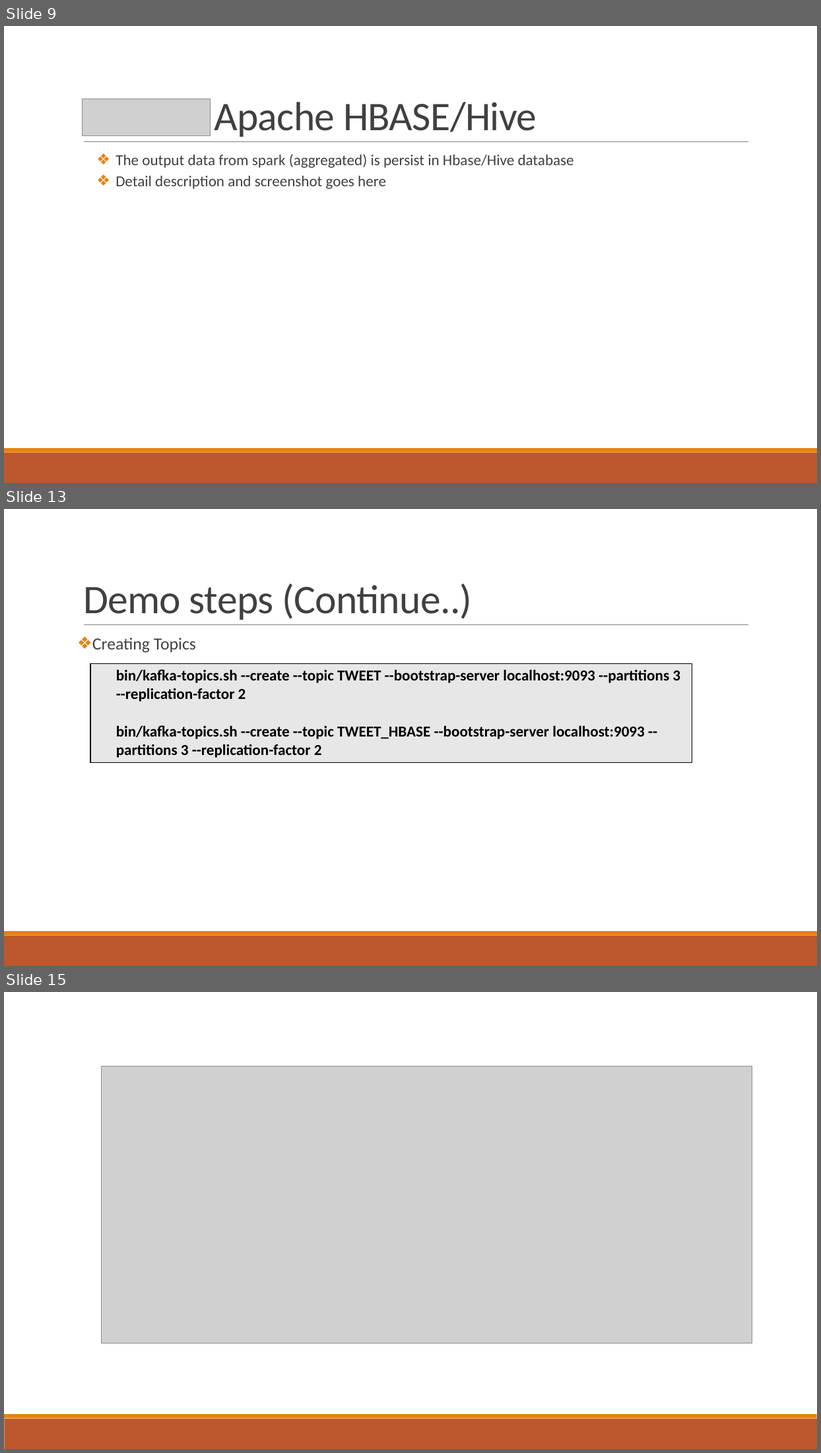
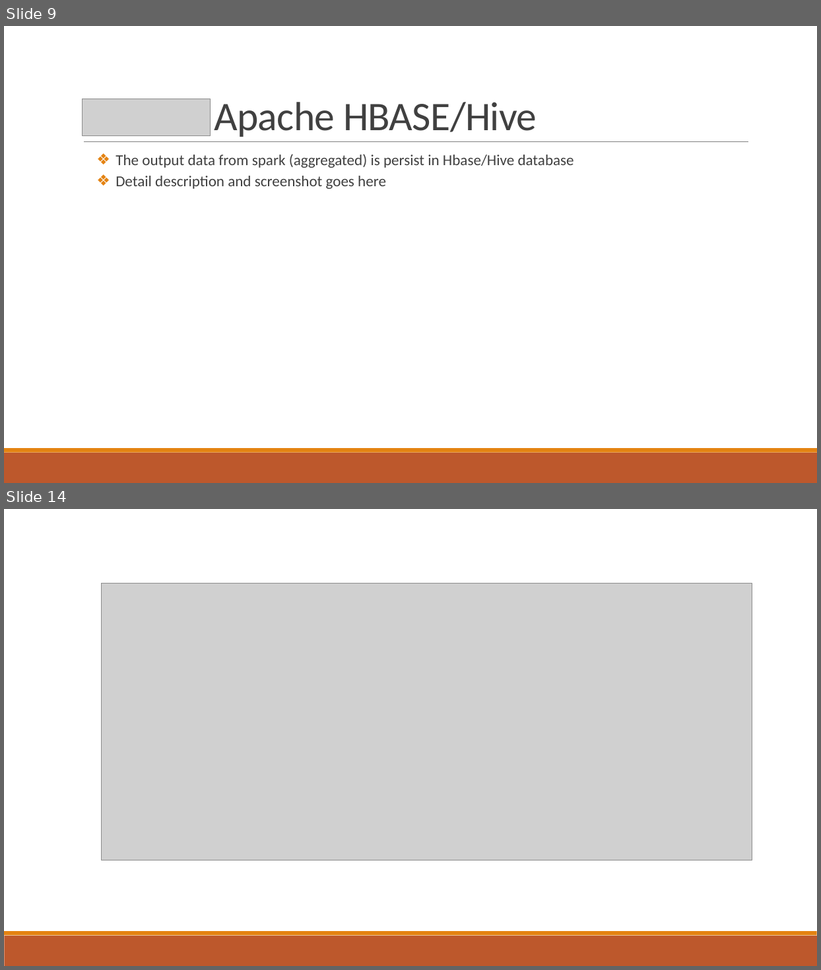
Before and after one commit to pbudhathoki/CS523-BDT-SoccorAnalyser, a slide deck: Final Project-SoccorAnalyser-Group4.pptx. Shown one above the other, each under a label of ours: slides 9, 13 and 15 before the commit, slides 9 and 14 after it; the slides between them are not shown. The pictures are 821x1453 and 821x970 pixels, drawn with LibreOffice and Linux fonts; fonts in the diff are those of the drawing; grey boxes stand for pictures. Boxes give left, top, right and bottom in pixels: in the first picture for what was removed or moved away, otherwise in the second. Text is boxed around its words. In the diff, an @@ line names an element or a change of style, - is before the commit and + after.

```diff
--- a/Final Project-SoccorAnalyser-Group4.pptx
+++ b/Final Project-SoccorAnalyser-Group4.pptx
@@ slide 13 removed at (x1=4, y1=509, x2=817, y2=966), background #FFFFFF; not listed: 3 template elements that a slide beside it also shows @@
@@ title removed at (x1=83, y1=584, x2=472, y2=620) @@
-Demo steps (Continue..)
@@ text removed at (x1=92, y1=638, x2=196, y2=653) @@
-❖ Creating Topics
@@ table removed at (x1=90, y1=663, x2=692, y2=761), 1 rows, 1 columns @@
-bin/kafka-topics.sh --create --topic TWEET --bootstrap-server localhost:9093 --partitions 3 --replication-factor 2 / bin/kafka-topics.sh --create --topic TWEET_HBASE --bootstrap-server localhost:9093 --partitions 3 --replication-factor 2
@@ what was slide 15 is now slide 14 @@
```
Also in this commit, not shown: 4 slides changed, 2 slides added, 2 other slides removed.
